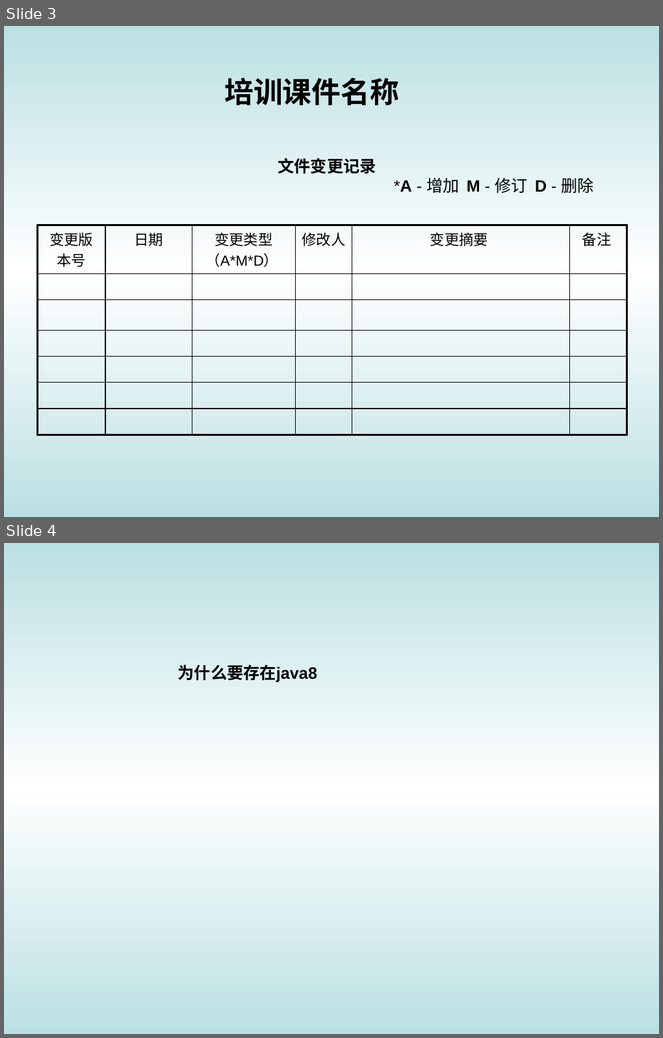
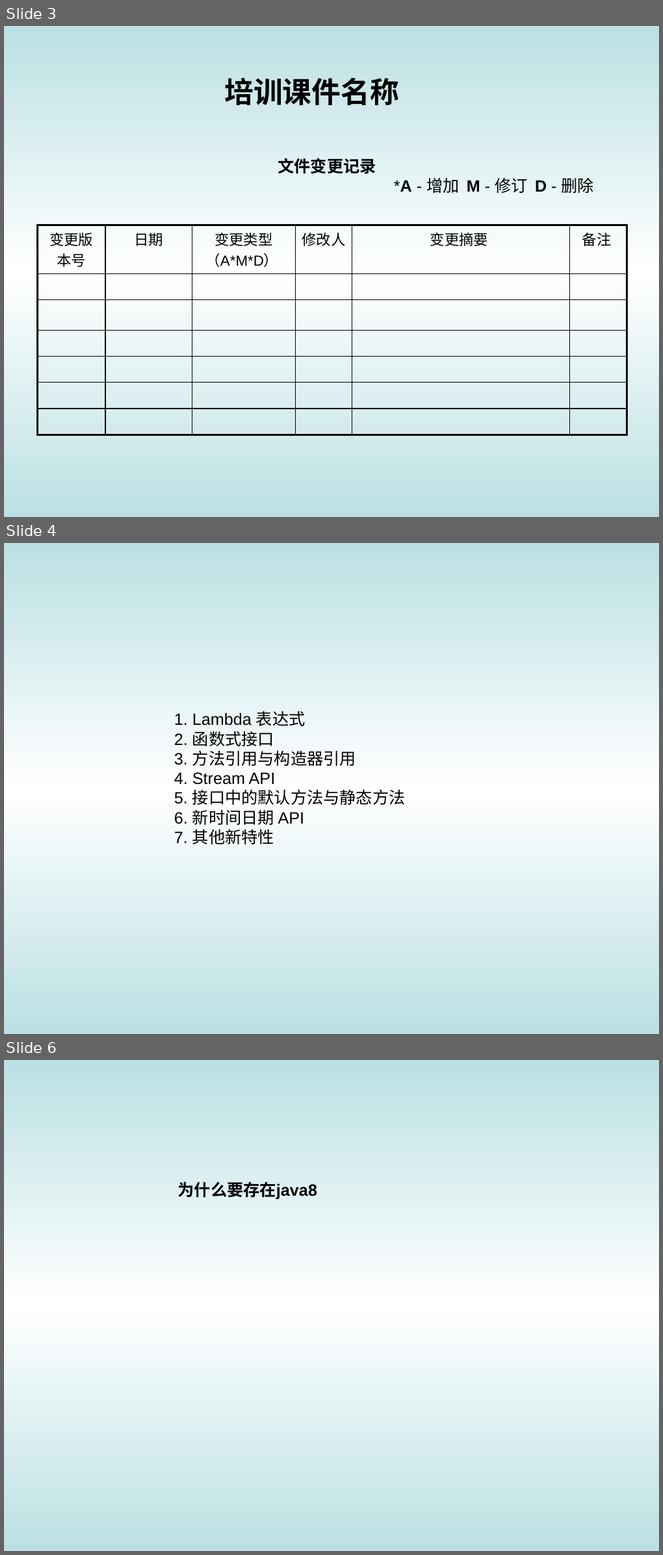
Before and after one commit to DoublePoint/MVC, a slide deck: 04相关插件/Java8/Java8高级教程.pptx. Shown one above the other, each under a label of ours: slides 3 and 4 before the commit, slides 3, 4 and 6 after it; the slides between them are not shown. The pictures are 663x1038 and 663x1555 pixels, drawn with LibreOffice and Linux fonts; fonts in the diff are those of the drawing; background and template pictures are left out. Boxes give left, top, right and bottom in pixels: in the first picture for what was removed or moved away, otherwise in the second. Text is boxed around its words. In the diff, an @@ line names an element or a change of style, - is before the commit and + after.

Commit message:
添加Java8的PPT以及其他pdf

```diff
--- a/04相关插件/Java8/Java8高级教程.pptx
+++ b/04相关插件/Java8/Java8高级教程.pptx
@@ slide 4 added at (4, 543, 659, 1034), background gradient #BBE0E3 to #FFFFFF @@
@@ text added at (174, 711, 406, 845), 18 pt, text #000000 @@
+1. Lambda 表达式
+2. 函数式接口
+3. 方法引用与构造器引用
+4. Stream API
+5. 接口中的默认方法与静态方法
+6. 新时间日期 API
+7. 其他新特性
@@ what was slide 4 is now slide 6 @@
```
Also in this commit, not shown: 1 other slide added, 2 other files.
